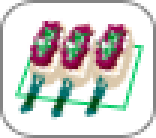
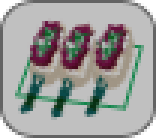
Before/after of a (156, 138) layered artwork. What changed in the layer stack:
pixels changed over [left=0, top=0, right=156, bottom=138] (layer not identified)
